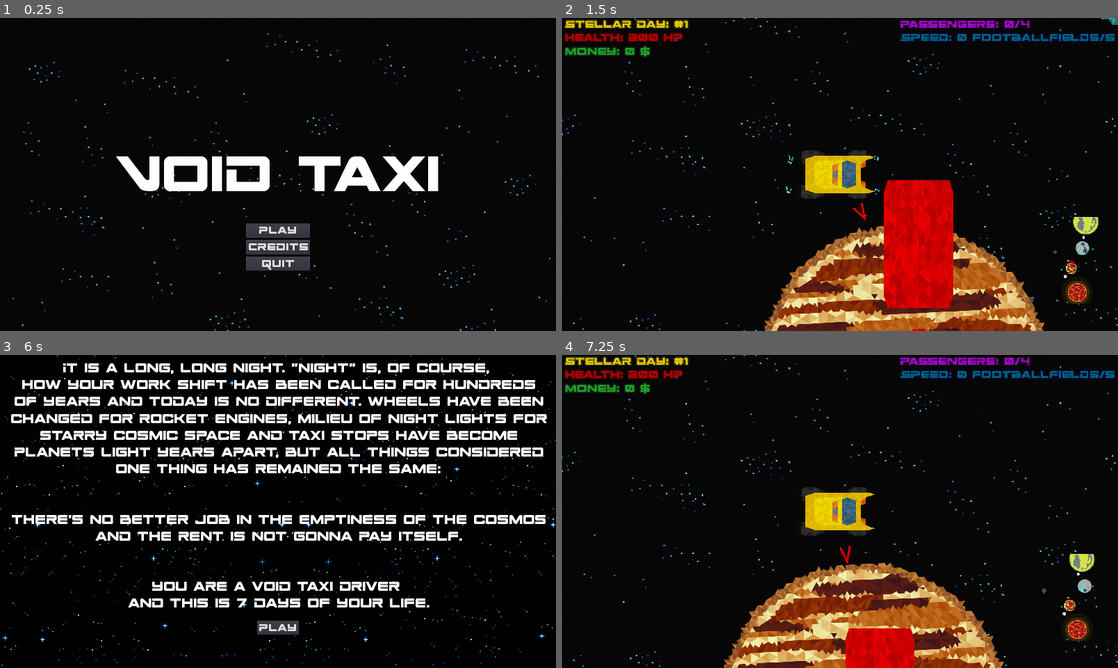
Above: before the commit, frames 1-4 (two rows, left to right).
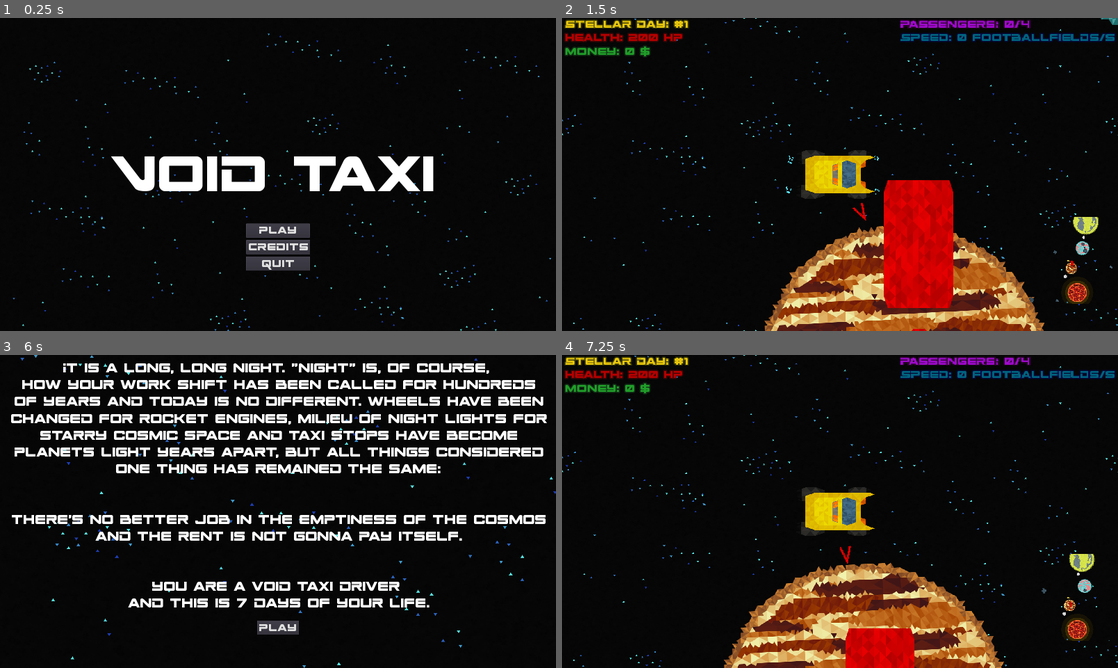
Above: after the commit, the same moments.

Repository: game-jam-team-gut/void-taxi
Game: Godot game, scene res://MainMenu.tscn
The game is run twice, just before and just after one commit, with the same random seed, the same clock (stepped at 60 frames per second) and the same inputs.
Inputs:
- Up to frame 1 (0.25 s): no input
- Up to frame 2 (1.5 s): click "Play" at 0.5 s; click "Play" at 1.25 s
- Up to frame 3 (6 s): hold Right (ui_right) 2.03-2.78 s; hold Down (ui_down) 2.78-3.53 s; hold Right (ui_right) 3.53-4.28 s; hold Up (ui_up) 4.28-5.03 s; hold Left (ui_left) 5.03-5.75 s; tap Escape (ui_cancel) at 5.65 s; click "Play" at 5.75 s
- Up to frame 4 (7.25 s): click "Play" at 6.5 s

The runs differ from the first frame. In frame 1, 2.7% of the frame differs, in the area x 2-100%, y 4-100%; in frame 2, nothing differs; in frame 3, 1.1%; in frame 4, nothing differs.

Commit message:
MainMenu, Story scenes background fixes

Diff:
--- a/MainMenu.tscn
+++ b/MainMenu.tscn
@@ -12,15 +12,15 @@
 }
 
 [node name="Sprite" type="Sprite" parent="."]
-position = Vector2( 960, 540 )
+position = Vector2( 961.8, 540 )
 scale = Vector2( 0.6, 0.6 )
 texture = ExtResource( 4 )
 
 [node name="VBoxContainer" type="VBoxContainer" parent="."]
-margin_left = 960.0
-margin_top = 540.0
-margin_right = 960.0
-margin_bottom = 540.0
+margin_left = 380.0
+margin_top = 433.5
+margin_right = 1540.0
+margin_bottom = 646.5
 grow_horizontal = 2
 grow_vertical = 2
 __meta__ = {
@@ -41,10 +41,10 @@
 anchor_top = 0.5
 anchor_right = 0.5
 anchor_bottom = 0.5
-margin_left = 960.0
-margin_top = 1240.0
-margin_right = 960.0
-margin_bottom = 340.0
+margin_left = 852.5
+margin_top = 708.5
+margin_right = 1067.5
+margin_bottom = 871.5
 grow_horizontal = 2
 grow_vertical = 2
 __meta__ = {
--- a/Story.tscn
+++ b/Story.tscn
@@ -1,6 +1,6 @@
 [gd_scene load_steps=6 format=2]
 
-[ext_resource path="res://Void/background.png" type="Texture" id=1]
+[ext_resource path="res://Void/testbg.png" type="Texture" id=1]
 [ext_resource path="res://spaceranger.ttf" type="DynamicFontData" id=2]
 [ext_resource path="res://Story/Story.gd" type="Script" id=3]
 
